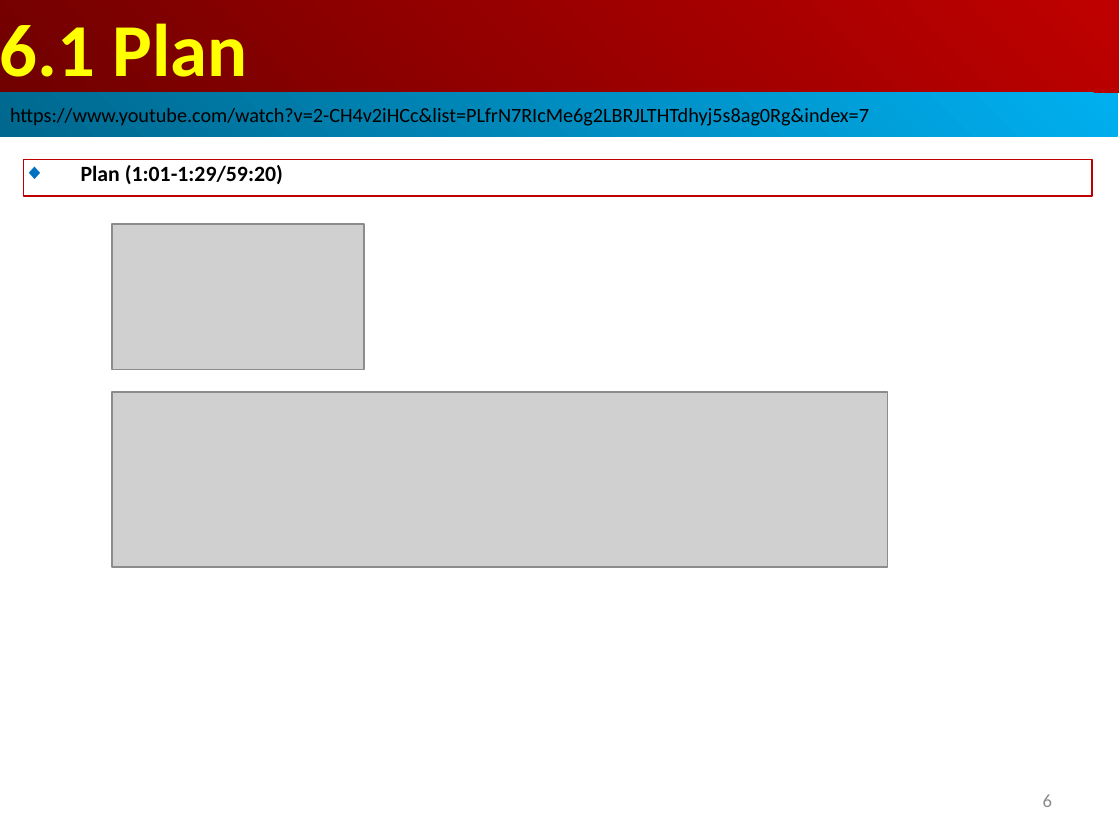
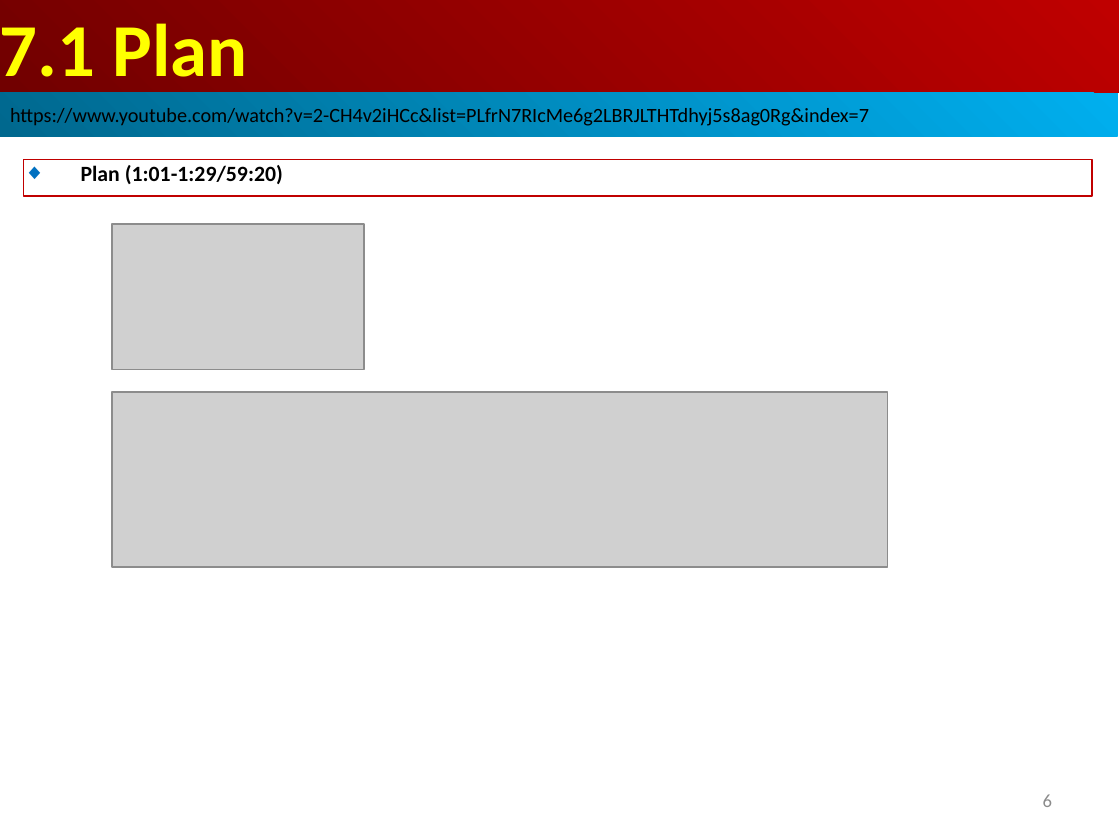
Before and after one commit to peterhchen/AIU_CS800_Chisel, a slide deck: slide 6 of 500_UCSC_HWD/007_Decoup/000_Video/007.Decoup.ppt. Drawn at 1120x840 pixels with LibreOffice and Linux fonts; fonts in the diff are those of the drawing; grey boxes stand for pictures. Boxes give left, top, right and bottom in pixels: in the first picture for what was removed or moved away, otherwise in the second. Text is boxed around its words. In the diff, an @@ line names an element or a change of style, - is before the commit and + after.

```diff
--- a/500_UCSC_HWD/007_Decoup/000_Video/007.Decoup.ppt
+++ b/500_UCSC_HWD/007_Decoup/000_Video/007.Decoup.ppt
@@ text in rectangle at <box>0,23,247,93</box>: text changed @@
-6.1 Plan
+7.1 Plan
```
Also in this commit, not shown: 45 other slides changed.
